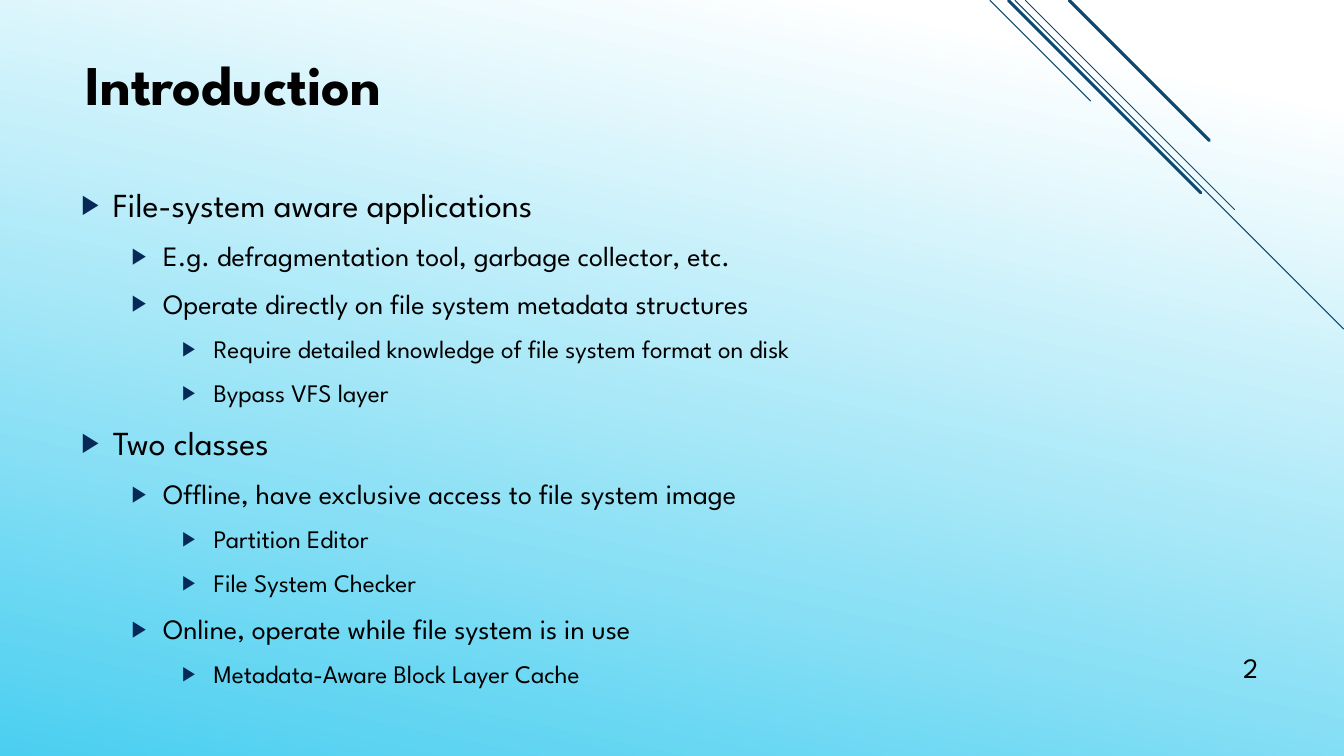
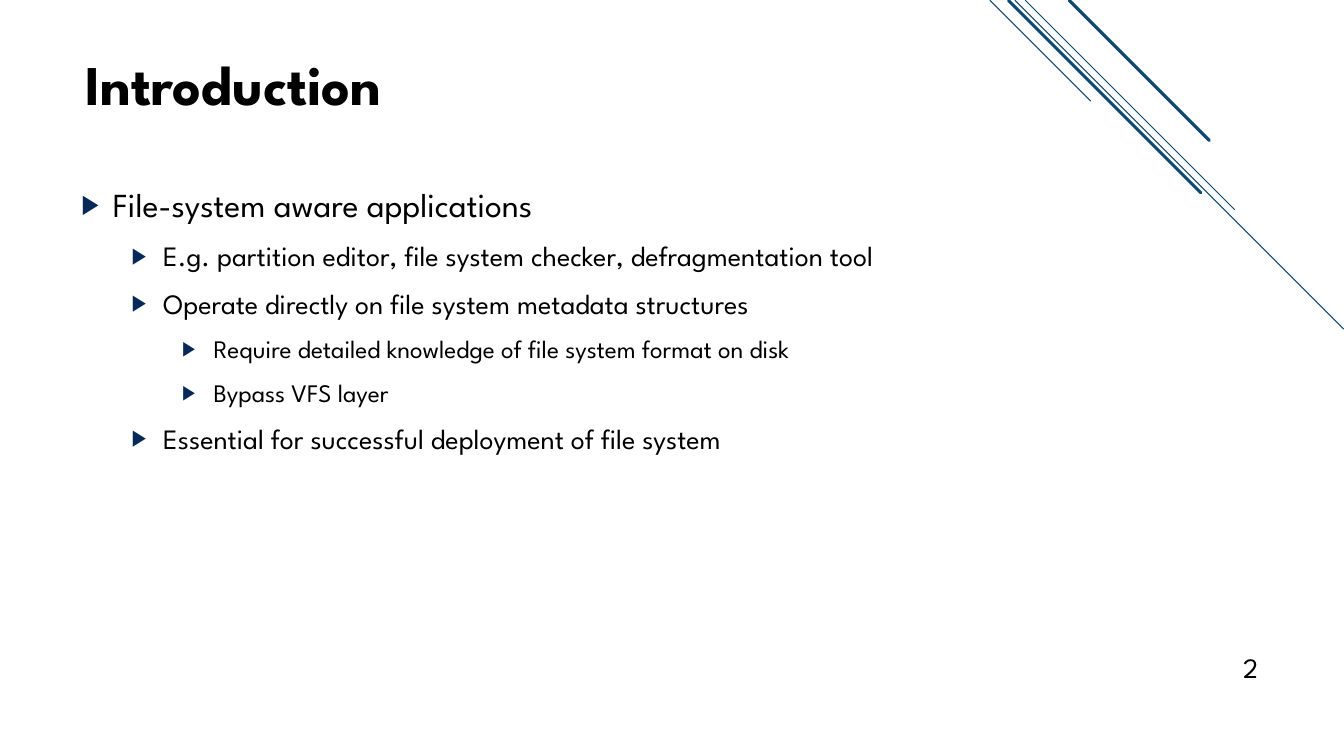
Before and after one commit to jacksun007/spiffy-paper, a slide deck: slide 2 of talk/spiffy_talk.pptx. Drawn at 1344x756 pixels with LibreOffice and Linux fonts; fonts in the diff are those of the drawing. Boxes give left, top, right and bottom in pixels: in the first picture for what was removed or moved away, otherwise in the second. Text is boxed around its words. In the diff, an @@ line names an element or a change of style, - is before the commit and + after.

```diff
--- a/talk/spiffy_talk.pptx
+++ b/talk/spiffy_talk.pptx
@@ background gradient #FFFFFF to #4BCFF0 to #FFFFFF @@
@@ text at box(163, 246, 873, 272): text changed @@
-  ▶ E.g. defragmentation tool, garbage collector, etc.
+  ▶ E.g. partition editor, file system checker, defragmentation tool
@@ text at box(163, 429, 720, 455): text changed @@
-▶ Two classes
-  ▶ Offline, have exclusive access to file system image
-    ▶ Partition Editor
-    ▶ File System Checker
-  ▶ Online, operate while file system is in use
-    ▶ Metadata-Aware Block Layer Cache
+  ▶ Essential for successful deployment of file system
```
Also in this commit, not shown: 31 other slides changed, 1 slide added.
